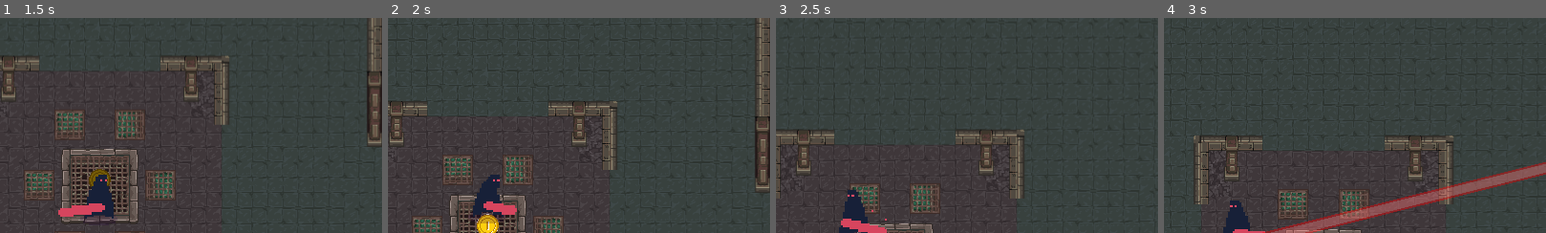
Above: before the commit, frames 1-4 (left to right).
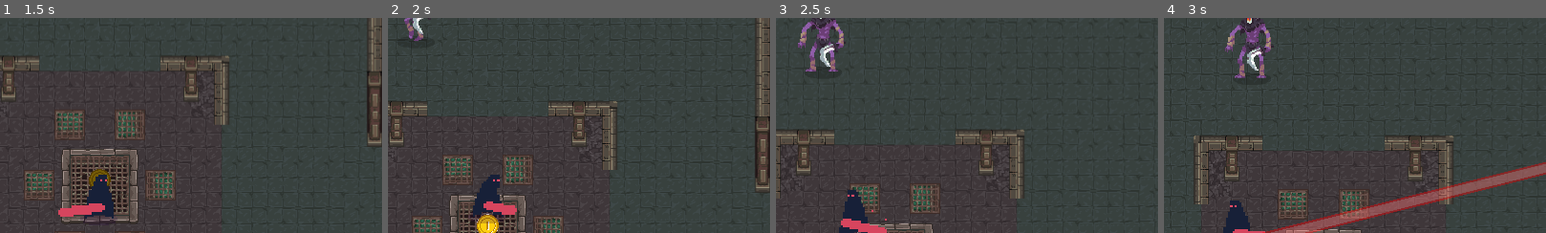
Above: after the commit, the same moments.

Repository: h-sutiwas/godot-mythus
Game: Godot game, scene res://scenes/playground.tscn
The game is run twice, just before and just after one commit, with the same random seed, the same clock (stepped at 60 frames per second) and the same inputs.
Inputs:
- Up to frame 1 (1.5 s): hold Space (attack) 0.53-1.28 s; hold W (player_up) from 0.53 s (still down); tap Space (attack) at 1.35 s
- Up to frame 2 (2 s): keep holding W (player_up)
- Up to frame 3 (2.5 s): release W (player_up) at 2.03 s; hold A (player_left) from 2.03 s (still down); hold Space (attack) from 2.03 s (still down)
- Up to frame 4 (3 s): keep holding A (player_left); release Space (attack) at 2.78 s; tap Space (attack) at 2.85 s
The pictures show only the part of the screen within x 37-87%, y 0-50%; the shares and areas given below are measured in that part.

Frame 1 is identical in both runs. In frame 2, 0.3% of the frame differs, in the area x 4-11%, y 0-11%; in frame 3, 1.3%; in frame 4, 1.4%, in the area x 16-29%, y 0-28%.
Error before the commit: Invalid access to property or key 'Damaged' on a base object of type 'Area2D (HitBox)'. (res://scenes/entities/EnemyRevised/enemyRevised.gd:34)

Commit message:
Summary for Changes in EnemyRevised.gd and other related state scripts
- Set how long the idle state and wander state will last
- Chase attack with range of player
- Attack state with the whole monitorable thing similar to player attack state
- The rests are similar to the player scripts

Diff:
--- a/scenes/entities/EnemyRevised/attack.gd
+++ b/scenes/entities/EnemyRevised/attack.gd
@@ -1,38 +1,48 @@
 class_name Enemy_Attack
 extends EnemyState
 
-#var player : CharacterBody2D
 var isAttacking : bool = false
 
 @onready var idle : Enemy_Idle = $"../Idle"
 @onready var wander : Enemy_Wander = $"../Wander"
 @onready var chase : Enemy_Chase = $"../Chase"
-
-@onready var hurt_box: HurtBox = $"../../HurtBox"
+@onready var stun : Enemy_Stun = $"../Stun"
+@onready var destroyed : Enemy_Destroy = $"../Destroy"
 
 @export var attack_sound : AudioStream
-@onready var audio : = $"../../AudioStreamPlayer2D"
+@onready var audio : = $"../../Audio/AudioStreamPlayer2D"
+
+var _damage_position : Vector2
 
 ## What happens when the enemy exit this State?
 func Enter() -> void:
+	enemy.velocity = Vector2.ZERO
+
 	isAttacking = true
-	enemy.AtkBall.visible = true
-	#enemy.AtkBall
+	enemy.hit_box.monitorable = true
+
 	enemy.animated_sprites.play( "attack" )
 	enemy.animated_sprites.animation_finished.connect( EndAttack )
+
+	var ball_direction = enemy.position.direction_to( enemy.player.global_position ).normalized()
+	enemy.AtkBall.position = enemy.position + ( 15 * ball_direction )
+	enemy.AtkBall.rotation = randf_range( 0, 180 )
 
 	audio.stream = attack_sound
 	audio.pitch_scale = randf_range( 0.9, 1.1 )
 	audio.play()
 
-	await get_tree().create_timer( 0.075 ).timeout
+	await get_tree().create_timer( 0.75 ).timeout
+	pass
 
 
 ## What happens when the enemy exits this State?
 func Exit() -> void:
 	isAttacking = false
-	enemy.AtkBall.visible = false
+	enemy.hit_box.set_deferred( "monitorable", false )
+
 	enemy.animated_sprites.animation_finished.disconnect( EndAttack )
+	pass
 
 
 ## What happens during the _process update in this State?
@@ -49,12 +59,6 @@
 	else:
 		enemy.animated_sprites.scale.x = 1
 
-	enemy.velocity = Vector2.ZERO
-
-	var ball_direction = enemy.position.direction_to( enemy.player.global_position ).normalized()
-	enemy.AtkBall.position = enemy.position + ( 15 * ball_direction )
-	enemy.AtkBall.rotation = randf_range( 0, 180 )
-
 	if isAttacking == false:
 		if direction.length() > enemy.dist_before_chase:
 			return idle
--- a/scenes/entities/EnemyRevised/chase.gd
+++ b/scenes/entities/EnemyRevised/chase.gd
@@ -4,14 +4,14 @@
 @onready var idle : Enemy_Idle = $"../Idle"
 @onready var wander : Enemy_Wander = $"../Wander"
 @onready var attack : Enemy_Attack = $"../Attack"
+@onready var stun : Enemy_Stun = $"../Stun"
+@onready var destroyed : Enemy_Destroy = $"../Destroy"
 
-#var player : CharacterBody2D
+@export_category( "AI" )
+@export var next_state : EnemyState
 
-
-
-func _ready():
-	pass # Replace with function body.
-
+var _damage_position : Vector2
+var _move_direction : Vector2
 
 ## What happens when we initialize this state?
 func Init() -> void:
@@ -35,15 +35,20 @@
 
 ## What happens during the _process update in this State?
 func Physics( _delta : float ) -> EnemyState:
+	var _player_direction : Vector2 = enemy.global_position - enemy.player.global_position
 
-	var direction = enemy.global_position - enemy.player.global_position
-	enemy.velocity = -direction.normalized() * enemy.chase_speed
+	if enemy.global_position.x - enemy.player.global_position.x < 0:
+		enemy.animated_sprites.scale.x = -1
+	else:
+		enemy.animated_sprites.scale.x = 1
+
+	enemy.velocity = -_player_direction.normalized() * enemy.chase_speed
 	enemy.animated_sprites.play( "walk" )
 
-	if direction.length() <= enemy.dist_before_attack:
+	if _player_direction.length() <= enemy.dist_before_attack:
 		return attack
 
-	if direction.length() > enemy.dist_before_chase:
+	if _player_direction.length() > enemy.dist_before_chase:
 		return idle
 
 	return null
--- a/scenes/entities/EnemyRevised/enemyRevised.gd
+++ b/scenes/entities/EnemyRevised/enemyRevised.gd
@@ -1,11 +1,18 @@
 extends CharacterBody2D
 class_name EnemyRevised
 
-signal enemy_damaged( hurt_box : HurtBox )
+signal direction_changed( new_direction : Vector2 )
+signal enemy_damaged( _hurt_box : HurtBox )
+signal enemy_destroyed( _hurt_box : HurtBox )
 
+const DIR_4 = [ Vector2.DOWN, Vector2.LEFT, Vector2.UP, Vector2.RIGHT ]
+
+var cardinal_direction : Vector2 = Vector2.LEFT
+var direction : Vector2 = Vector2.ZERO
 
 @onready var animated_sprites : AnimatedSprite2D = $AnimatedSprite2D
 @onready var hit_box : HitBox = $HitBox
+@onready var hurt_box : HurtBox = $HurtBox
 @onready var AtkBall : AnimatedSprite2D = $HitBox/AtkBall
 
 @onready var state_machine : EnemyStateMachine = $StateMachine
@@ -15,8 +22,8 @@
 @export var hp : int = 24.0
 @export var damage: int = 6
 @export var idle_time : float = 3.5
-@export var regular_speed : float = 70.0
-@export var chase_speed : float = 100
+@export var wander_speed : float = 30.0
+@export var chase_speed : float = 30.0
 
 @onready var isWander : bool = true
 @onready var isChasing : bool = false
@@ -26,12 +33,11 @@
 @export var dist_before_attack : float = 120
 @export var dist_before_chase : float = 300
 
-
 # Called when the node enters the scene tree for the first time
 func _ready():
 	player = GlobalPlayerManager.player
 	state_machine.Initialize( self )
-	hit_box.Damaged.connect( _take_damage )
+	hurt_box.received_damage.connect( _take_damage )
 	pass # Replace with function body
 
 
@@ -43,27 +49,61 @@
 
 func _physics_process( delta ):
 
-	# Flipping scale
-	if velocity.x > 0:
-		animated_sprites.scale.x = -1
+	## NOTICE: WILL BE REFACTORING INTO A FUNCTION LATER
+	if animated_sprites.scale.x == -1:
+		hit_box.position.x = 66
+	elif animated_sprites.scale.x == 1:
+		hit_box.position.x = -66
 	else:
-		animated_sprites.scale.x = 1
+		pass
 
 	move_and_slide()
 
 
 
-func _take_damage( hurt_box : HurtBox ) -> void:
+func set_direction( _new_direction : Vector2 ) -> bool:
+	direction = _new_direction
+
+	if direction == Vector2.ZERO:
+		return false
+
+	var direction_id : int = int( round(
+		( direction + cardinal_direction * 0.1 ).angle()
+		/ TAU * DIR_4.size()
+	) )
+
+	var new_dir = DIR_4[ direction_id ]
+
+	if new_dir == cardinal_direction:
+		return false
+
+	cardinal_direction = new_dir
+	direction_changed.emit( new_dir )
+
+	if cardinal_direction == Vector2.RIGHT:
+		animated_sprites.scale.x = -1
+	else:
+		animated_sprites.scale.x = 1
+
+	direction_changed.emit( direction )
+	return true
+
+
+
+func _take_damage( _hit_box : HitBox ) -> void:
+
+	print( "Enemy taking damage" )
 	if invulnerable == true:
+		print( "Enemy INVULNERABLE!" )
 		return
 
-	hp -= hurt_box.damage
-	emit_signal( "damaged" )
+	hp -= _hit_box.damage
+	print( "Emitting 'enemy_damaged' signal." )
 
 	if hp > 0:
 		enemy_damaged.emit( hurt_box )
 	else:
-		queue_free()
+		enemy_destroyed.emit( hurt_box )
 
 
 
@@ -73,13 +113,25 @@
 
 
 
-#func make_invulnerable( _duration : float = 1.0 ) -> void:
-	#invulnerable = true
-	#hit_box.monitoring = false
-	#
-	#await get_tree().create_timer( _duration ).timeout
-	#
-	#invulnerable = false
-	#hit_box.monitoring = true
-	#
-	#pass
+func make_invulnerable( _duration : float = 1.0 ) -> void:
+	invulnerable = true
+	hit_box.monitoring = false
+
+	await get_tree().create_timer( _duration ).timeout
+
+	invulnerable = false
+	hit_box.monitoring = true
+
+	pass
+
+
+#func _on_enemy_damaged(hurt_box: HurtBox) -> void:
+	#pass # Replace with function body.
+#
+#
+#func _on_enemy_destroyed(hurt_box: HurtBox) -> void:
+	#pass # Replace with function body.
+#
+#
+#func _on_hit_box_damaged(hurt_box: HurtBox) -> void:
+	#pass # Replace with function body.
--- a/scenes/entities/EnemyRevised/enemyRevised.tscn
+++ b/scenes/entities/EnemyRevised/enemyRevised.tscn
@@ -49,8 +49,12 @@
 [ext_resource type="Script" uid="uid://dixd88aln8iud" path="res://scenes/entities/EnemyRevised/attack.gd" id="45_1i3fn"]
 [ext_resource type="Script" uid="uid://ed68xk6keojk" path="res://scenes/entities/EnemyRevised/EnemyStateMachine.gd" id="47_q0qfd"]
 [ext_resource type="Script" uid="uid://c5ooovyqc4il2" path="res://scenes/entities/EnemyRevised/idle.gd" id="48_1i3fn"]
+[ext_resource type="Script" uid="uid://bsexpx80qsuab" path="res://scenes/entities/EnemyRevised/stun.gd" id="48_q2d57"]
 [ext_resource type="PackedScene" uid="uid://b75j7evompf4h" path="res://GeneralNodes/HurtBox/HurtBox.tscn" id="49_pu727"]
+[ext_resource type="AudioStream" uid="uid://ynwjh7ryp14j" path="res://assets/audio/enemy/enemy_damaged.mp3" id="49_tka4i"]
 [ext_resource type="Script" uid="uid://c64gifxk3ywki" path="res://scenes/entities/EnemyRevised/chase.gd" id="49_xkrfq"]
+[ext_resource type="Script" uid="uid://doaahdcyg5gk6" path="res://scenes/entities/EnemyRevised/destroy.gd" id="49_ylpp1"]
+[ext_resource type="AudioStream" uid="uid://cyqgx1h2myrx" path="res://assets/audio/enemy/enemy_killed.mp3" id="51_u6ljl"]
 
 [sub_resource type="SpriteFrames" id="SpriteFrames_u7jdo"]
 animations = [{
@@ -200,8 +204,8 @@
 [sub_resource type="RectangleShape2D" id="RectangleShape2D_46tl0"]
 
 [sub_resource type="CapsuleShape2D" id="CapsuleShape2D_q2d57"]
-radius = 7.040202
-height = 14.080404
+radius = 3.7059948
+height = 7.4119897
 
 [sub_resource type="SpriteFrames" id="SpriteFrames_4nvpp"]
 animations = [{
@@ -218,8 +222,8 @@
 }]
 
 [sub_resource type="CapsuleShape2D" id="CapsuleShape2D_xkrfq"]
-radius = 19.0
-height = 52.0
+radius = 25.0
+height = 68.0
 
 [node name="EnemyRevised" type="CharacterBody2D"]
 collision_layer = 256
@@ -247,35 +251,52 @@
 [node name="StateMachine" type="Node" parent="."]
 script = ExtResource("47_q0qfd")
 
-[node name="Idle" type="Node" parent="StateMachine"]
+[node name="Idle" type="Node" parent="StateMachine" node_paths=PackedStringArray("after_idle_state")]
 script = ExtResource("48_1i3fn")
-
-[node name="Wander" type="Node" parent="StateMachine"]
+after_idle_state = NodePath("../Wander")
+
+[node name="Wander" type="Node" parent="StateMachine" node_paths=PackedStringArray("next_state")]
 script = ExtResource("43_pu727")
+next_state = NodePath("../Idle")
 
 [node name="Chase" type="Node" parent="StateMachine"]
 script = ExtResource("49_xkrfq")
 
 [node name="Attack" type="Node" parent="StateMachine"]
 script = ExtResource("45_1i3fn")
-
-[node name="Stun" type="Node" parent="StateMachine"]
+attack_sound = ExtResource("44_6mqtx")
+
+[node name="Stun" type="Node" parent="StateMachine" node_paths=PackedStringArray("next_state")]
+script = ExtResource("48_q2d57")
+attack_sound = ExtResource("49_tka4i")
+next_state = NodePath("../Idle")
 
 [node name="Destroy" type="Node" parent="StateMachine"]
+script = ExtResource("49_ylpp1")
+attack_sound = ExtResource("51_u6ljl")
+
+[node name="Audio" type="Node2D" parent="."]
+position = Vector2(-2, -40)
+
+[node name="AudioStreamPlayer2D" type="AudioStreamPlayer2D" parent="Audio"]
+volume_db = -5.474
+max_polyphony = 3
+area_mask = 256
 
 [node name="HitBox" parent="." instance=ExtResource("42_5f5sp")]
-position = Vector2(-21, -26.999998)
+position = Vector2(-66, -36)
 scale = Vector2(1.5, 2.258)
+collision_layer = 512
+monitorable = false
+damage = 8
 
 [node name="CollisionShape2D" type="CollisionShape2D" parent="HitBox"]
-position = Vector2(-5.9999995, -5.3144383)
-scale = Vector2(6.9126806, -4.1825323)
+position = Vector2(-1.9073486e-06, -4.7683716e-07)
+scale = Vector2(-6.913, 4.183)
 shape = SubResource("CapsuleShape2D_q2d57")
-disabled = true
 
 [node name="AtkBall" type="AnimatedSprite2D" parent="HitBox"]
 visible = false
-light_mask = 2
 z_index = 3
 position = Vector2(23.333338, -12.8432255)
 scale = Vector2(1.0356474, 1.1590841)
@@ -283,14 +304,8 @@
 autoplay = "default"
 frame_progress = 0.63890415
 
-[node name="AudioStreamPlayer2D" type="AudioStreamPlayer2D" parent="."]
-position = Vector2(0, -31)
-stream = ExtResource("44_6mqtx")
-volume_db = -5.474
-max_polyphony = 4
-
 [node name="HurtBox" parent="." instance=ExtResource("49_pu727")]
-position = Vector2(-2, -23)
+position = Vector2(-2, -25)
 
 [node name="CollisionShape2D" type="CollisionShape2D" parent="HurtBox"]
 shape = SubResource("CapsuleShape2D_xkrfq")
--- a/scenes/entities/EnemyRevised/idle.gd
+++ b/scenes/entities/EnemyRevised/idle.gd
@@ -4,12 +4,22 @@
 @onready var wander : Enemy_Wander = $"../Wander"
 @onready var chase : Enemy_Chase = $"../Chase"
 @onready var attack : Enemy_Attack = $"../Attack"
+@onready var stun : Enemy_Stun = $"../Stun"
+@onready var destroyed : Enemy_Destroy = $"../Destroy"
 
+@export_category( "AI" )
+@export var max_state_duration : float = 1.5
+@export var min_state_duration : float = 0.5
+@export var after_idle_state : EnemyState
+
+var _timer : float = 0.0
+var _damage_position : Vector2
 var move_direction : Vector2
-#var player : CharacterBody2D
 
 ## What happens when the enemy exit this State?
 func Enter() -> void:
+	enemy.velocity = Vector2.ZERO
+	_timer = randf_range( min_state_duration, max_state_duration )
 	enemy.animated_sprites.play( "idle" )
 	pass
 
@@ -21,12 +31,10 @@
 
 ## What happens during the _process update in this State?
 func Process( _delta : float ):
+	_timer -= _delta
 
-	while true:
-		if enemy.idle_time > 0:
-			enemy.idle_time -= 1
-		else:
-			return wander
+	if _timer <= 0:
+		return after_idle_state
 
 	return null
 
--- a/scenes/entities/EnemyRevised/wander.gd
+++ b/scenes/entities/EnemyRevised/wander.gd
@@ -4,19 +4,20 @@
 @onready var idle : Enemy_Idle = $"../Idle"
 @onready var chase : Enemy_Chase = $"../Chase"
 @onready var attack : Enemy_Attack = $"../Attack"
+@onready var stun : Enemy_Stun = $"../Stun"
+@onready var destroyed : Enemy_Destroy = $"../Destroy"
 
-var move_direction : Vector2
-var wander_time : float
-#var player : CharacterBody2D
+@export var wander_speed : float = 20.0
 
+@export_category( "AI" )
+@export var state_animated_duration : float = 0.5
+@export var state_cyle_min : int = 1
+@export var state_cyle_max : int = 3
+@export var next_state : EnemyState
 
-func randomize_wander():
-	move_direction = Vector2( randf_range( -1, 1 ), randf_range( -1, 1 ) ).normalized()
-	wander_time = randf_range( 1, 3 )
-
-
-func _ready():
-	pass # Replace with function body.
+var _timer : float = 0.0
+var _damage_position : Vector2
+var _move_direction : Vector2
 
 
 ## What happens when we initialize this state?
@@ -26,8 +27,13 @@
 
 ## What happens when the enemy exit this State?
 func Enter() -> void:
-	randomize_wander()
-
+	_timer = randi_range( state_cyle_min, state_cyle_max ) * state_animated_duration
+	var rand = randi_range( 0, 3 )
+	_move_direction = enemy.DIR_4[ rand ]
+	enemy.velocity = _move_direction * wander_speed
+	enemy.set_direction( _move_direction )
+	enemy.animated_sprites.play( "walk" )
+	pass
 
 ## What happens when the enemy exits this State?
 func Exit() -> void:
@@ -36,18 +42,15 @@
 
 ## What happens during the _process update in this State?
 func Process( _delta : float ) -> EnemyState:
-	if wander_time > 0:
-		wander_time -= _delta
-	else:
-		randomize_wander()
+	_timer -= _delta
+	if _timer <= 0:
+		return next_state
 	return
 
 
 
 ## What happens during the _process update in this State?
 func Physics( _delta : float ) -> EnemyState:
-	enemy.velocity = move_direction * enemy.regular_speed
-
 	if enemy.velocity.length() > 0:
 		enemy.animated_sprites.play( "walk" )
 	else:
Not shown: 1 places in scenes/entities/EnemyRevised/enemyRevised.tscn that only renumber resources
